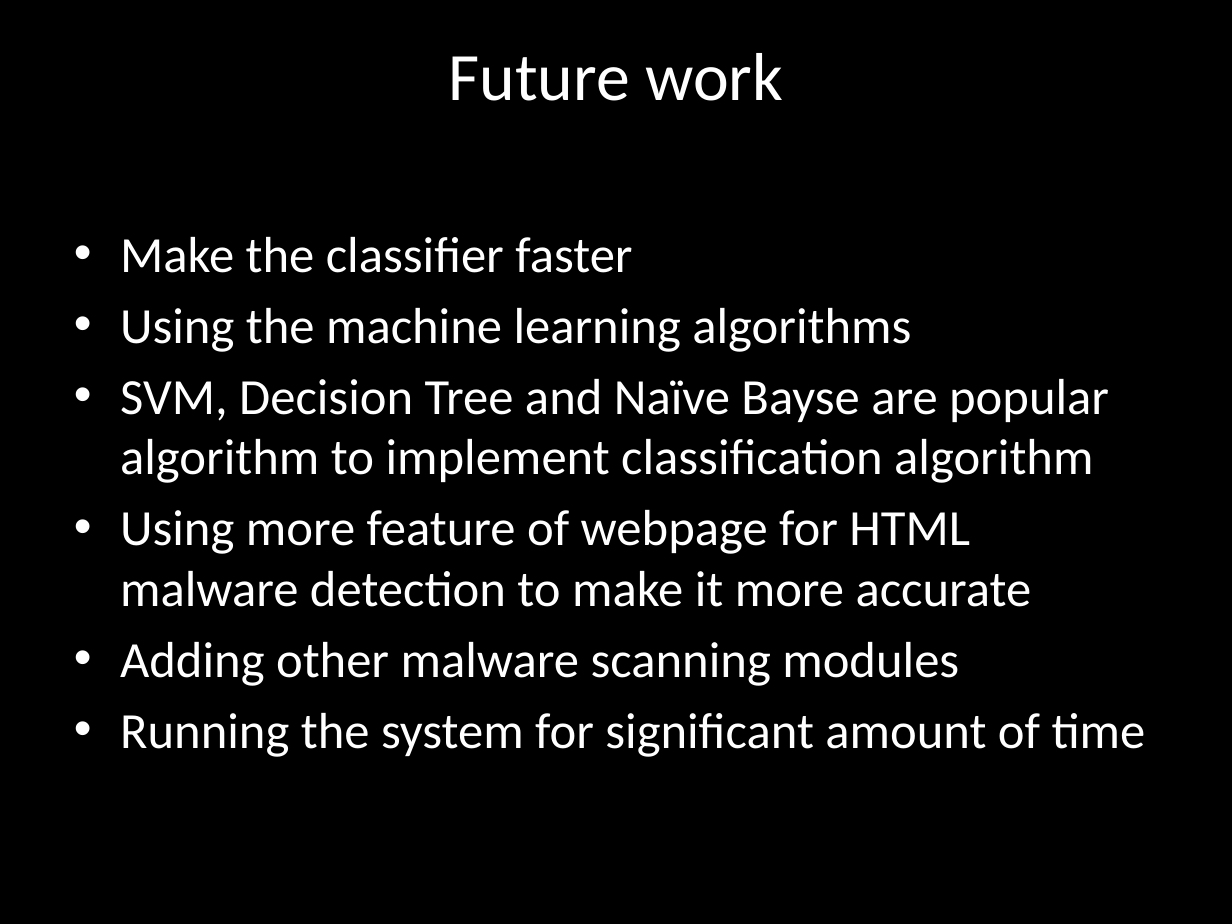
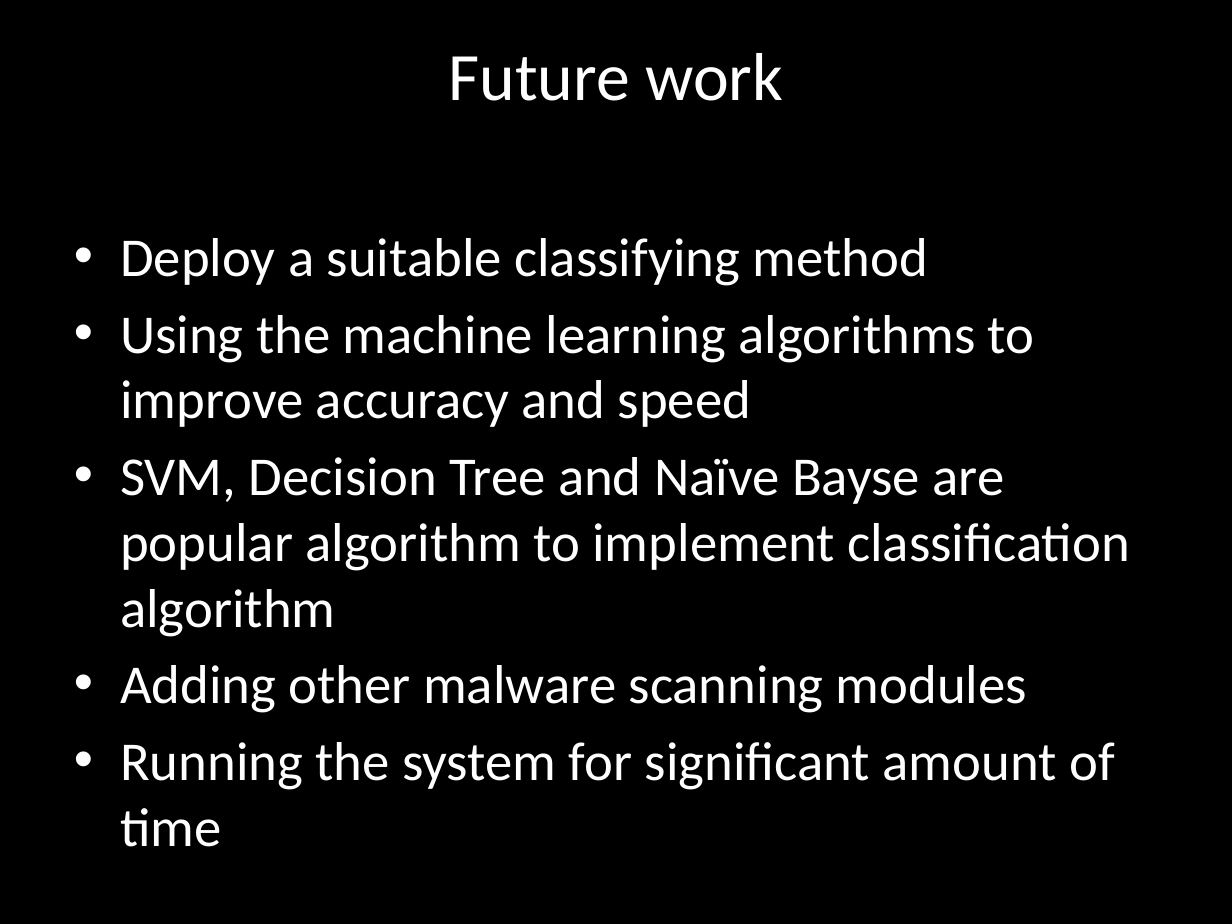
Before and after one commit to chrissorchard/malucrawl, a slide deck: slide 25 of doc/pres3/wk12-progress.pptx. Drawn at 1232x924 pixels with LibreOffice and Linux fonts; fonts in the diff are those of the drawing; background and template pictures are left out. Boxes give left, top, right and bottom in pixels: in the first picture for what was removed or moved away, otherwise in the second. Text is boxed around its words. In the diff, an @@ line names an element or a change of style, - is before the commit and + after.

```diff
--- a/doc/pres3/wk12-progress.pptx
+++ b/doc/pres3/wk12-progress.pptx
@@ text at [120,238,1035,427]: text changed; size 29.6 to 32 pt @@
-• Make the classifier faster
-• Using the machine learning algorithms
+• Deploy a suitable classifying method
+• Using the machine learning algorithms to improve accuracy and speed
@@ text at [120,457,1130,847]: size 29.6 to 32 pt in "SVM, Decision Tree and Naïve Bayse are ...", "Adding other malware scanning modules", "Running the system for significant amount of ..." @@
@@ text at [120,510,1032,607]: paragraph removed @@
-• Using more feature of webpage for HTML malware detection to make it more accurate
```
Also in this commit, not shown: 3 other slides changed.
